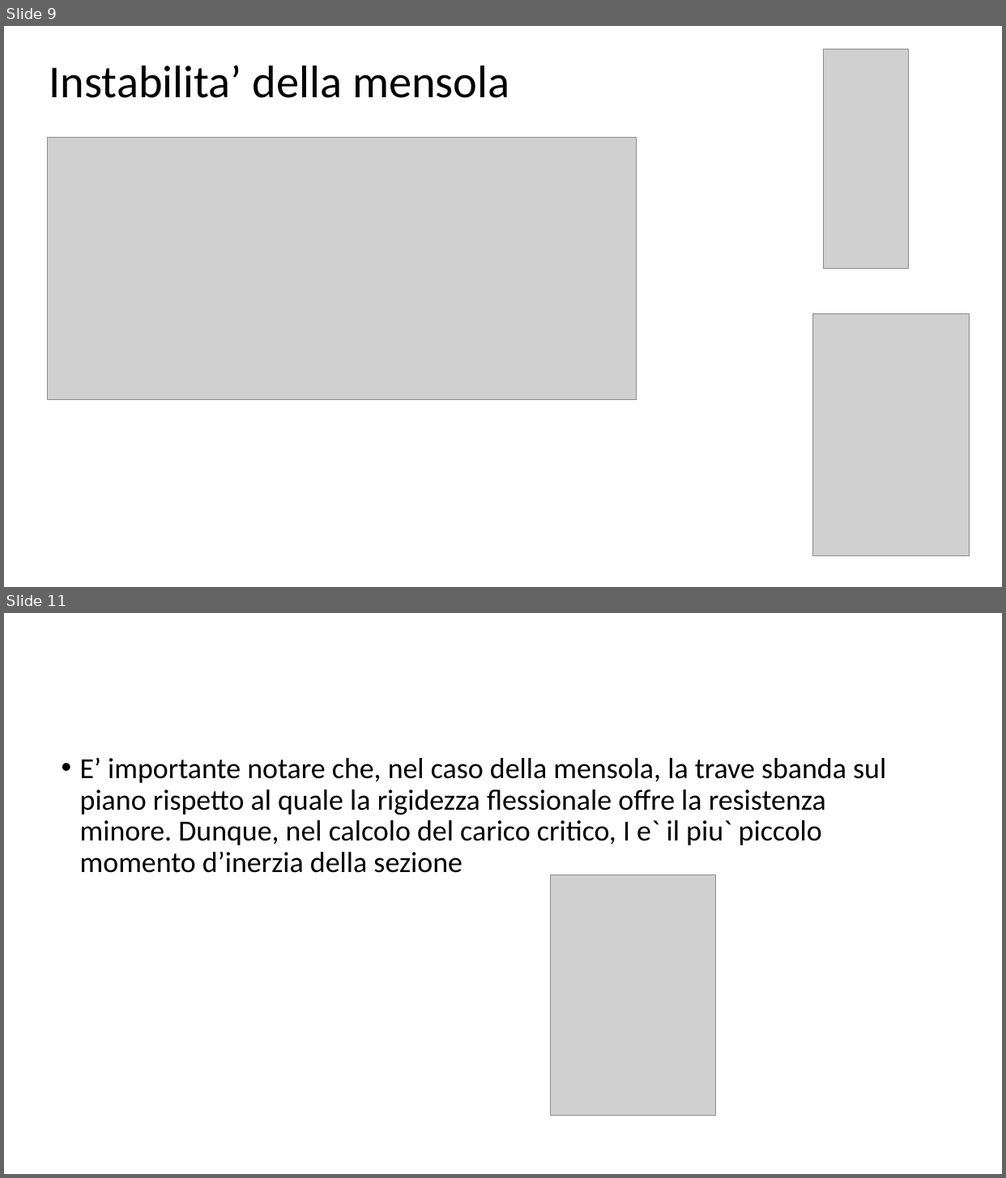
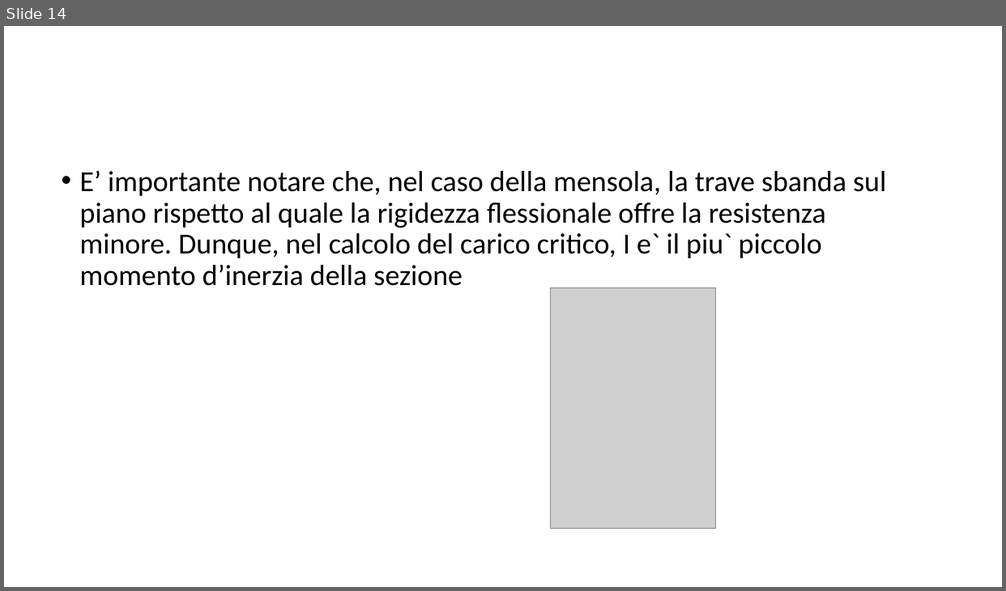
Before and after one commit to giuseppetomassetti/SdC, a slide deck: lezioni/H 16 instabilita.pptx. Shown one above the other, each under a label of ours: slides 9 and 11 before the commit, slide 14 after it; the slides between them are not shown. The pictures are 1006x1178 and 1006x591 pixels, drawn with LibreOffice and Linux fonts; fonts in the diff are those of the drawing; grey boxes stand for pictures. Boxes give left, top, right and bottom in pixels: in the first picture for what was removed or moved away, otherwise in the second. Text is boxed around its words. In the diff, an @@ line names an element or a change of style, - is before the commit and + after.

```diff
--- a/lezioni/H 16 instabilita.pptx
+++ b/lezioni/H 16 instabilita.pptx
@@ slide 9 removed at bbox=[4, 26, 1002, 587], background #FFFFFF @@
@@ picture removed at bbox=[824, 49, 909, 268] @@
@@ title removed at bbox=[49, 65, 510, 98] @@
-Instabilita’ della mensola
@@ picture removed at bbox=[48, 138, 636, 399] @@
@@ picture removed at bbox=[812, 314, 970, 556] @@
@@ what was slide 11 is now slide 14 @@
```
Also in this commit, not shown: 5 slides changed, 6 slides added, 2 other slides removed, 1 other file.
